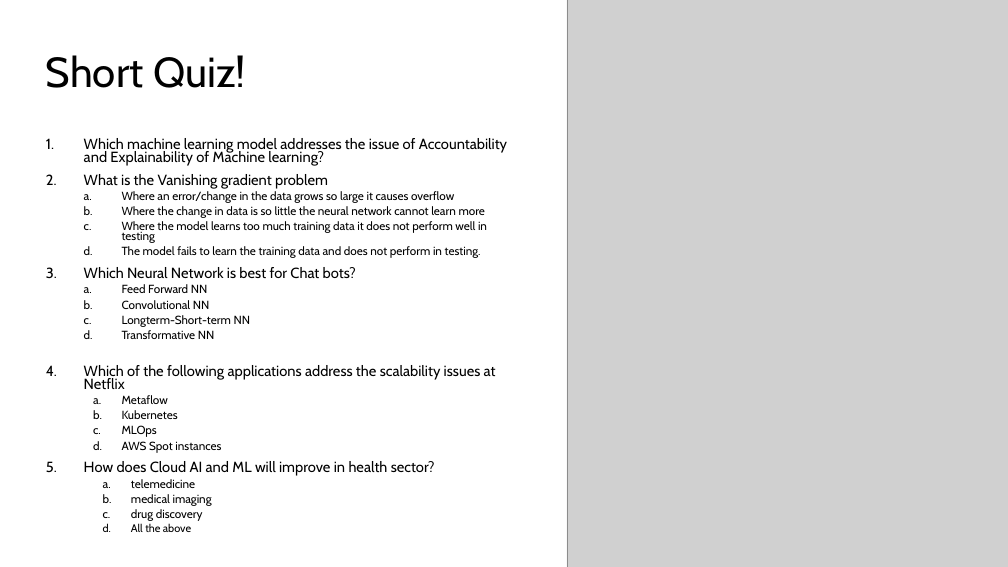
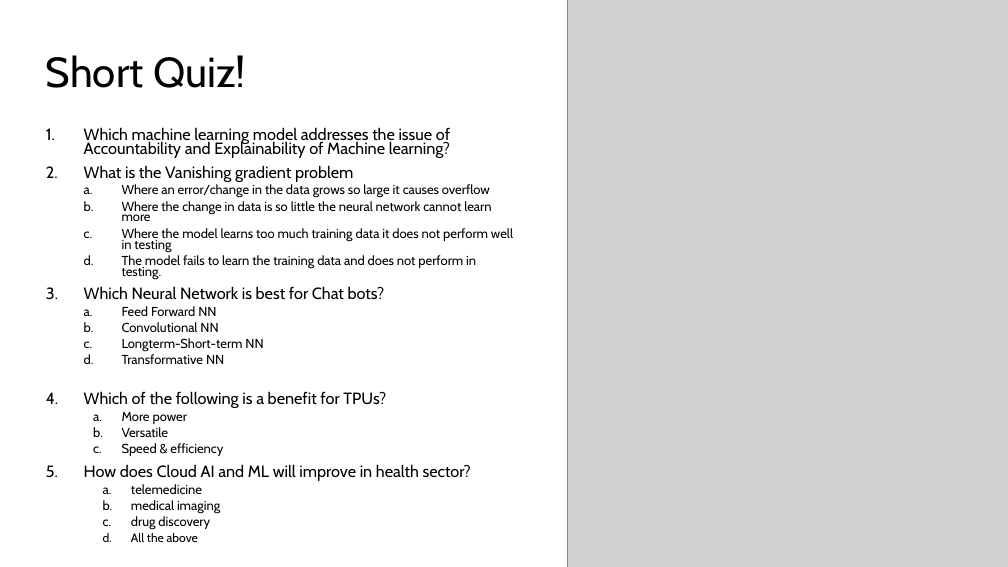
Before and after one commit to Elikariuki/CST8912-Group2_013, a slide deck: slide 9 of Presentation3_group2_CST_8912.pptx. Drawn at 1008x567 pixels with LibreOffice and Linux fonts; fonts in the diff are those of the drawing; grey boxes stand for pictures. Boxes give left, top, right and bottom in pixels: in the first picture for what was removed or moved away, otherwise in the second. Text is boxed around its words. In the diff, an @@ line names an element or a change of style, - is before the commit and + after.

```diff
--- a/Presentation3_group2_CST_8912.pptx
+++ b/Presentation3_group2_CST_8912.pptx
@@ text at (x1=84, y1=127, x2=513, y2=542): size 14 to 15.5 pt in "Which machine learning model addresses the issue ...", "What is the Vanishing gradient problem", "Which Neural Network is best for Chat ...", "How does Cloud AI and ML will ..."; size 11.2 to 12.4 pt in "Where an error/change in the data grows ...", "Where the change in data is so ...", "Where the model learns too much training ...", "The model fails to learn the training ..." and 7 more places; size 10.5 to 11.6 pt in "All the above" @@
@@ text at (x1=84, y1=391, x2=386, y2=456): text changed; size 14 to 15.5 pt @@
-4. Which of the following applications address the scalability issues at Netflix
-  a. Metaflow
-  b. Kubernetes
-  c. MLOps
-  d. AWS Spot instances
+4. Which of the following is a benefit for TPUs?
+  a. More power
+  b. Versatile
+  c. Speed & efficiency
```
Also in this commit, not shown: 2 other slides changed, 1 other file.
